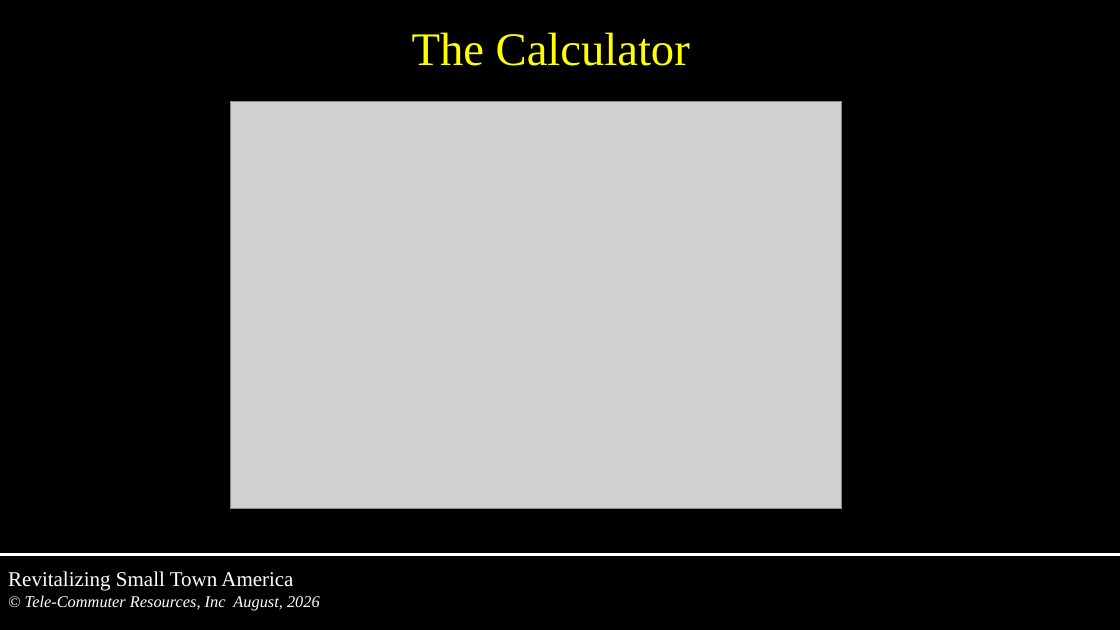
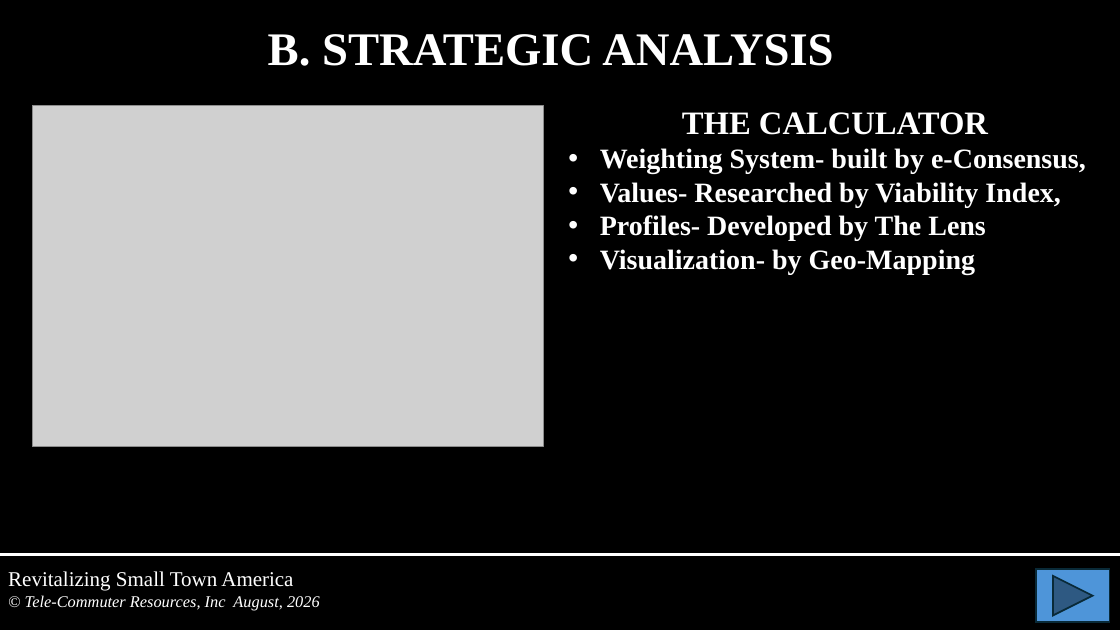
Before and after one commit to tcr-iac/iac-community-portal, a slide deck: slide 17 of files/Tools-Intro-for-Tom.pptx (slide 10 before the commit). Drawn at 1120x630 pixels with LibreOffice and Linux fonts; fonts in the diff are those of the drawing; grey boxes stand for pictures. Boxes give left, top, right and bottom in pixels: in the first picture for what was removed or moved away, otherwise in the second. Text is boxed around its words. In the diff, an @@ line names an element or a change of style, - is before the commit and + after.

```diff
--- a/files/Tools-Intro-for-Tom.pptx
+++ b/files/Tools-Intro-for-Tom.pptx
@@ text at box(268, 34, 833, 66): text changed; text colour #FFFF00 to #FFFFFF; bold on @@
-The Calculator
+B. STRATEGIC ANALYSIS
@@ picture: place and size @@
-picture at box(231, 102, 842, 509)
+picture at box(32, 106, 544, 447)
@@ text added at box(600, 112, 1086, 275), 24 pt, text #FFFFFF, bold @@
+THE CALCULATOR
+• Weighting System- built by e-Consensus,
+• Values- Researched by Viability Index,
+• Profiles- Developed by The Lens
+• Visualization- by Geo-Mapping
@@ action button forward next added at box(1036, 570, 1110, 623), fill #4E95D9, outline #092A39 1.5 pt @@
```
Also in this commit, not shown: 13 other slides changed, 31 slides added, 2 slides removed, 1 other file.
